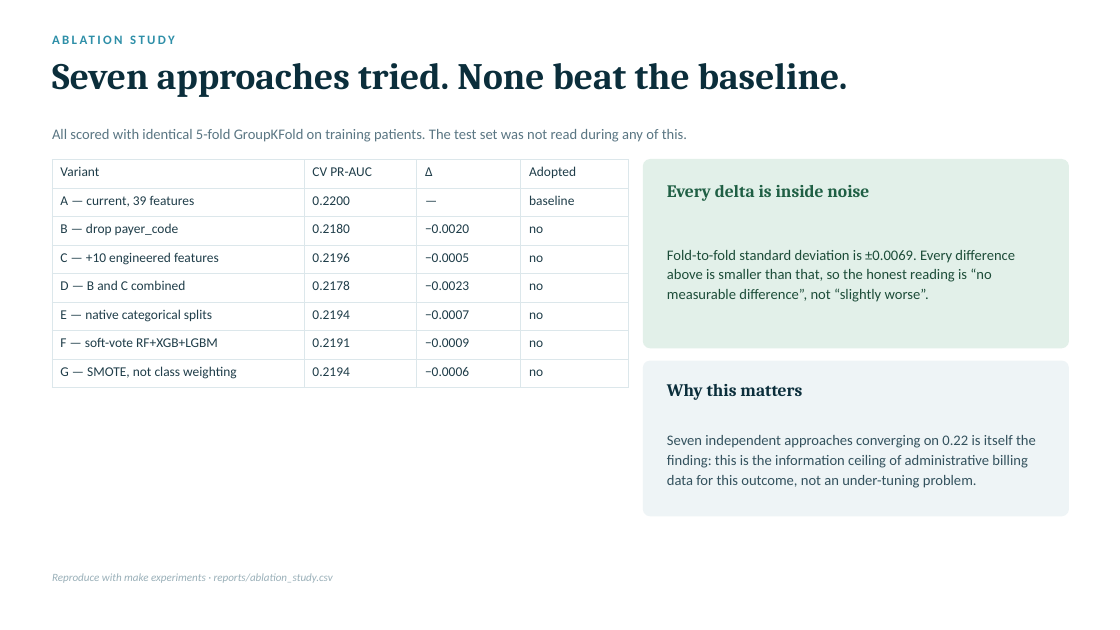
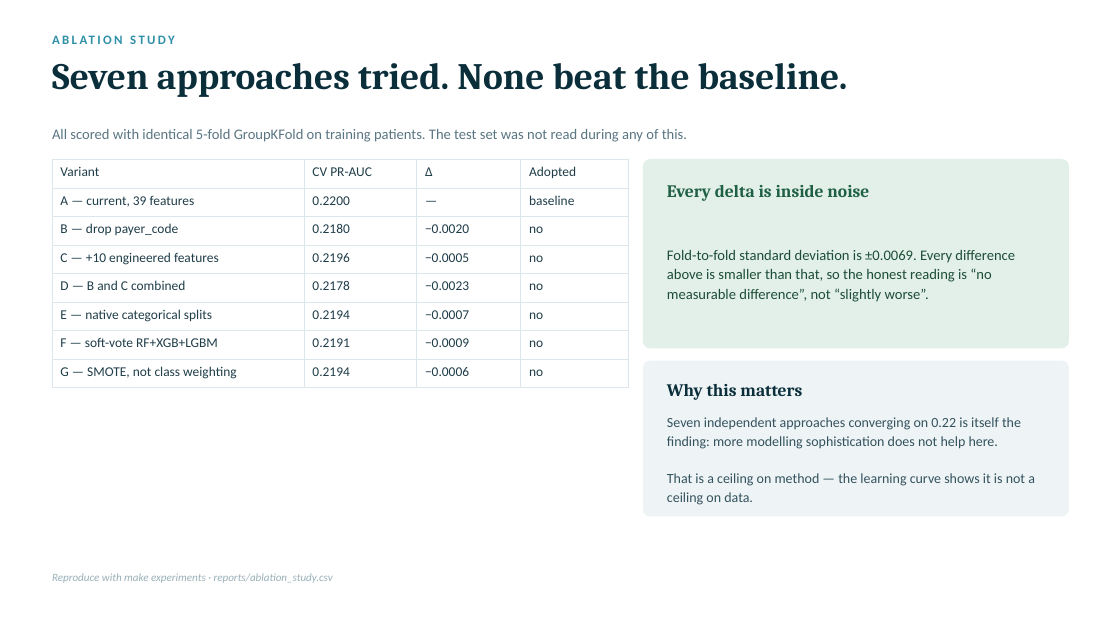
Before and after one commit to sgoel2be24-cyber/hospital-readmission-risk, a slide deck: slide 13 of ML_Bubble_2026_Readmission_Risk.pptx (slide 12 before the commit). Drawn at 1120x630 pixels with LibreOffice and Linux fonts; fonts in the diff are those of the drawing. Boxes give left, top, right and bottom in pixels: in the first picture for what was removed or moved away, otherwise in the second. Text is boxed around its words. In the diff, an @@ line names an element or a change of style, - is before the commit and + after.

```diff
--- a/ML_Bubble_2026_Readmission_Risk.pptx
+++ b/ML_Bubble_2026_Readmission_Risk.pptx
@@ text at (x1=667, y1=417, x2=1035, y2=505): text changed; size 12.5 to 12 pt @@
-Seven independent approaches converging on 0.22 is itself the finding: this is the information ceiling of administrative billing data for this outcome, not an under-tuning problem.
+Seven independent approaches converging on 0.22 is itself the finding: more modelling sophistication does not help here.
+That is a ceiling on method — the learning curve shows it is not a ceiling on data.
```
Also in this commit, not shown: 1 other slide changed, 3 slides added, 25 other files.
